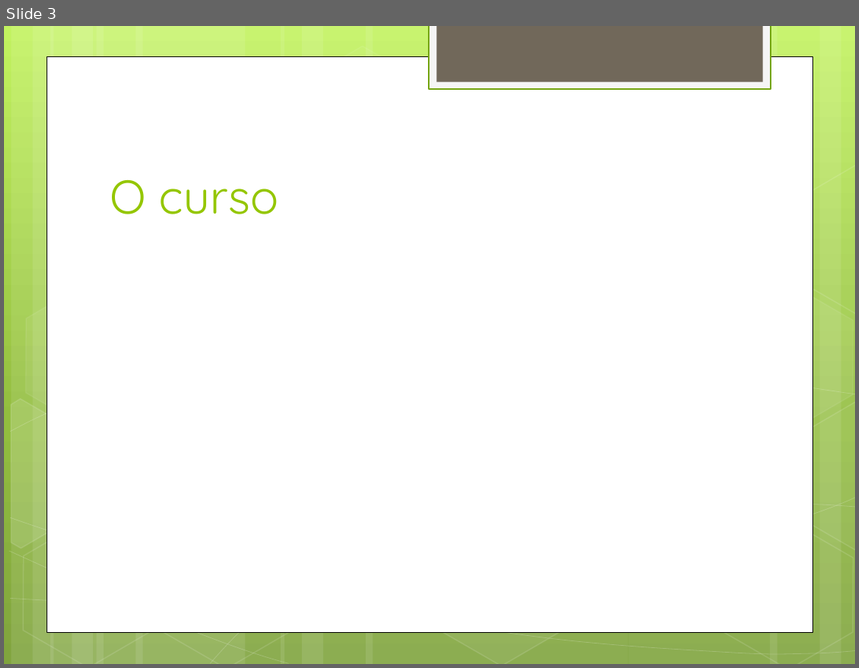
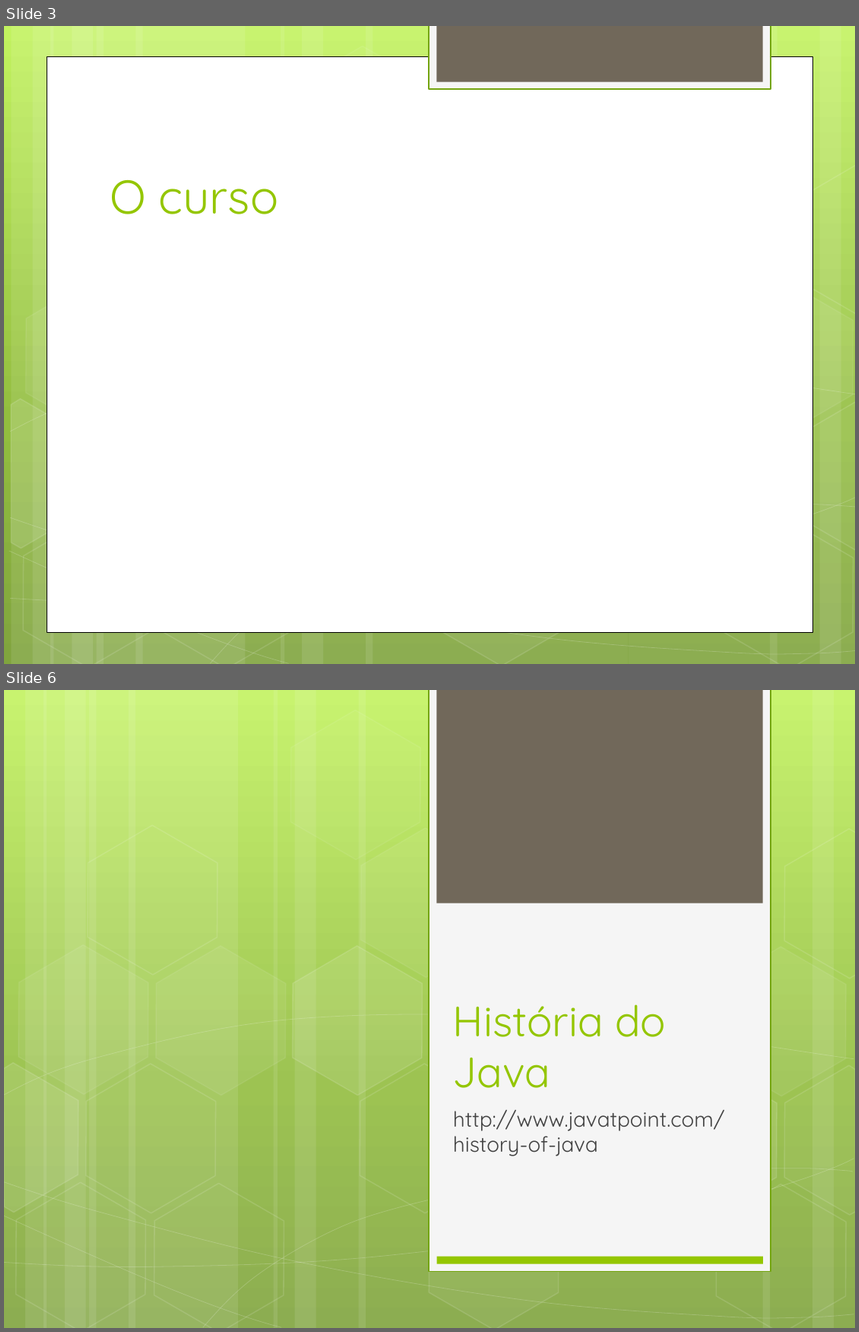
Before and after one commit to daividssilverio/altaperformance, a slide deck: doc/Alta Performance com Java.pptx. Shown one above the other, each under a label of ours: slide 3 before the commit, slides 3 and 6 after it; the slides between them are not shown. The pictures are 859x668 and 859x1332 pixels, drawn with LibreOffice and Linux fonts; fonts in the diff are those of the drawing. Boxes give left, top, right and bottom in pixels: in the first picture for what was removed or moved away, otherwise in the second. Text is boxed around its words. In the diff, an @@ line names an element or a change of style, - is before the commit and + after.

```diff
--- a/doc/Alta Performance com Java.pptx
+++ b/doc/Alta Performance com Java.pptx
@@ slide 6 added at [4, 690, 855, 1328], background gradient #C3F35F to #93BF3F to #81A53E @@
@@ rectangle added at [429, 690, 771, 1272], fill #F5F5F5, outline #74A510 1.25 pt @@
@@ rectangle added at [436, 690, 762, 904], fill #71685A @@
@@ group added at [4, 690, 855, 1328]: 14 hexagons, 12 rectangles, 8 freeform shapes @@
@@ title added at [453, 1005, 666, 1088], 36 pt, text #94C600 @@
+História do Java
@@ subtitle added at [453, 1110, 725, 1157], 18 pt, text #424242 @@
+http://www.javatpoint.com/history-of-java
@@ rectangle added at [437, 1257, 763, 1265], fill #94C600 @@
```
Also in this commit, not shown: 21 other slides added, 2 slides removed.
